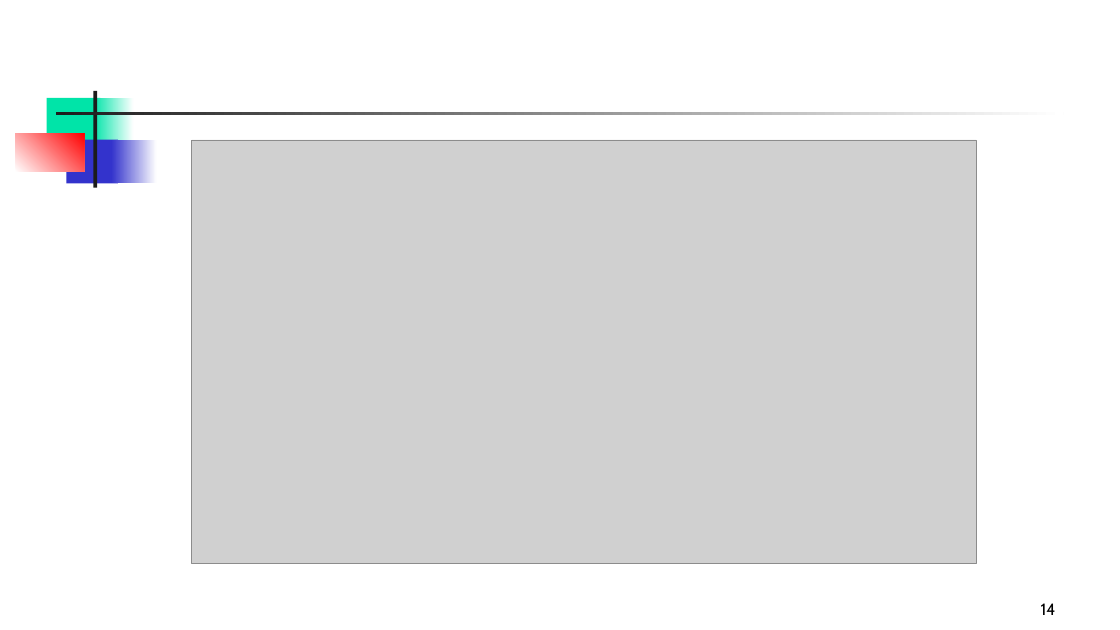
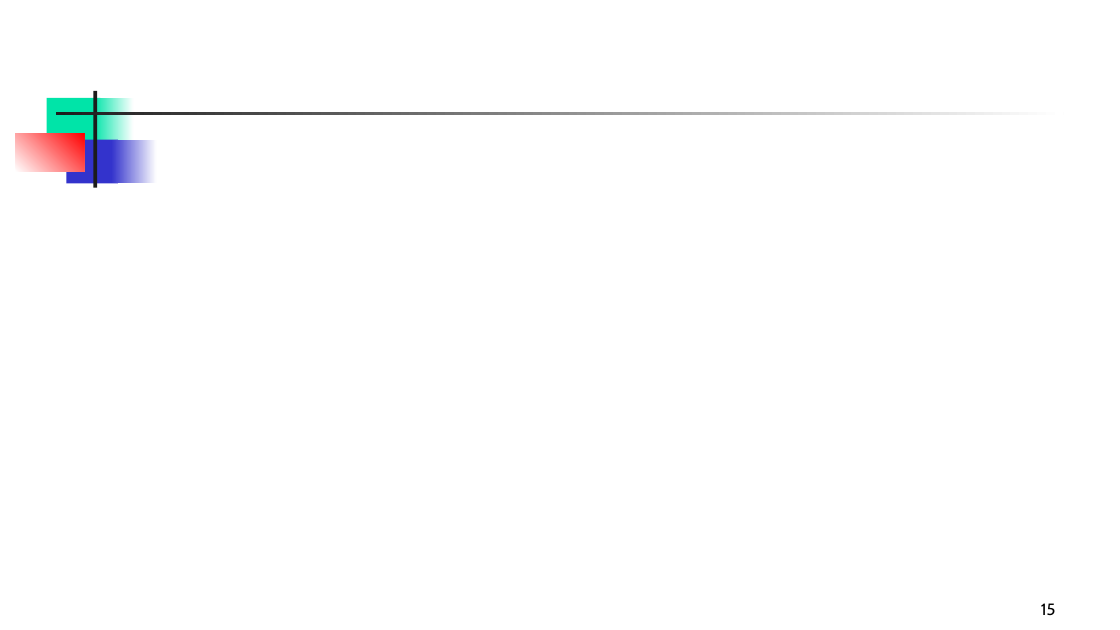
Before and after one commit to SanthoshKumarThadka/Thadka_Tableau, a slide deck: slide 15 of Thadka_Tableau.pptx (slide 14 before the commit). Drawn at 1120x630 pixels with LibreOffice and Linux fonts; fonts in the diff are those of the drawing; grey boxes stand for pictures; background and template pictures are left out. Boxes give left, top, right and bottom in pixels: in the first picture for what was removed or moved away, otherwise in the second. Text is boxed around its words. In the diff, an @@ line names an element or a change of style, - is before the commit and + after.

```diff
--- a/Thadka_Tableau.pptx
+++ b/Thadka_Tableau.pptx
@@ picture removed at (x1=192, y1=140, x2=976, y2=564) @@
@@ page number at (x1=1041, y1=603, x2=1056, y2=615): text changed @@
-14
+15
```
Also in this commit, not shown: 3 other slides changed, 1 slide added, 1 other file.
